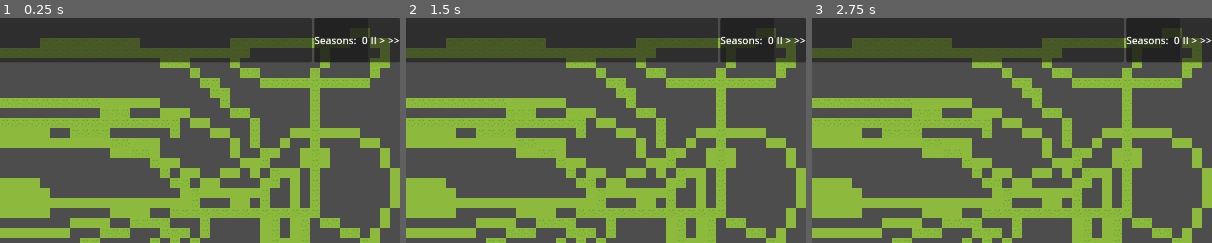
Above: before the commit, frames 1-3 (left to right).
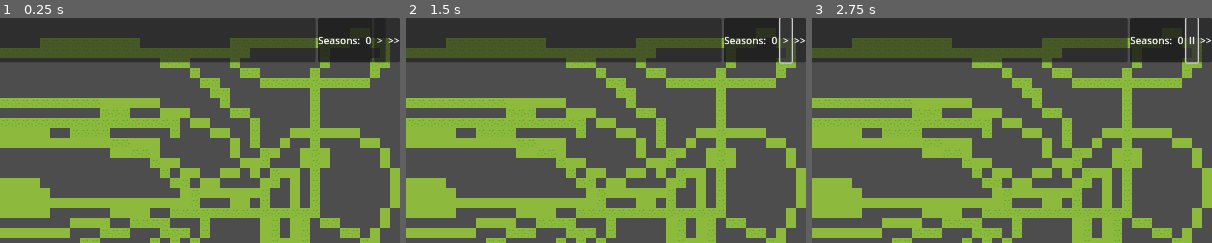
Above: after the commit, the same moments.

Repository: Ditjo/Hamlet
Game: Godot game, scene res://Main.tscn
Two runs of this game, one before a commit and one after it. Both use one fixed random seed, a clock stepped at 60 frames per second and the inputs below.
Inputs (mouse positions are % of the whole screen's width and height, from its top left):
- Up to frame 1 (0.25 s): no input
- Up to frame 2 (1.5 s): click (98, 5) at 0.5 s, where only the run after the commit has a clickable ">"; click (98, 5) at 1.25 s, where only the run after the commit has a clickable "II"
- Up to frame 3 (2.75 s): click (98, 5) at 2 s, where only the run after the commit has a clickable ">"
The pictures show only the part of the screen within x 50-100%, y 0-50%; the shares and areas given below are measured in that part.

The runs differ from the first frame. In frame 1, 0.8% of the frame differs, in the area x 78-97%, y 0-20%; in frame 2, 0.8%; in frame 3, 0.8%, in the area x 78-97%, y 0-21%.

Commit message:
Added simple Pause btn
Added Pause btn, that chnages "Icon" and tooltip depending on state. Still need to call Pause func in GameManager.

Diff:
--- a/UI/HUD/Topbar/TimeControl.tscn
+++ b/UI/HUD/Topbar/TimeControl.tscn
@@ -18,11 +18,18 @@
 [node name="HBoxContainer" type="HBoxContainer" parent="HBoxContainer"]
 layout_mode = 2
 
+[node name="PausePlayBtn" type="Button" parent="HBoxContainer/HBoxContainer"]
+layout_mode = 2
+tooltip_text = "The Game Playing"
+text = ">"
+
 [node name="Pause" type="Label" parent="HBoxContainer/HBoxContainer"]
+visible = false
 layout_mode = 2
 text = "II"
 
 [node name="Play" type="Label" parent="HBoxContainer/HBoxContainer"]
+visible = false
 layout_mode = 2
 text = ">"
 
--- a/UI/HUD/Topbar/time_control.gd
+++ b/UI/HUD/Topbar/time_control.gd
@@ -1,9 +1,25 @@
 extends PanelContainer
 
 @onready var season_count: BasicInfoPanel = $HBoxContainer/SeasonCount
+@onready var pause_play_btn: Button = $HBoxContainer/HBoxContainer/PausePlayBtn
+
+var is_paused: bool = false
 
 func _ready() -> void:
 	DataManager.seasons_changed.connect(_set_seasons)
+	pause_play_btn.pressed.connect(_pause_player_action)
 
 func _set_seasons(value: int) -> void:
 	season_count.set_amount(value)
+
+func _pause_player_action() -> void:
+	is_paused = !is_paused
+
+	if is_paused:
+		pause_play_btn.text = "II"
+		pause_play_btn.tooltip_text = "The Game is Paused"
+		#Call Method In GameManager to Pause
+	else:
+		pause_play_btn.text = ">"
+		pause_play_btn.tooltip_text = "The Game Playing"
+		#Call Method In GameManager to UnPause
